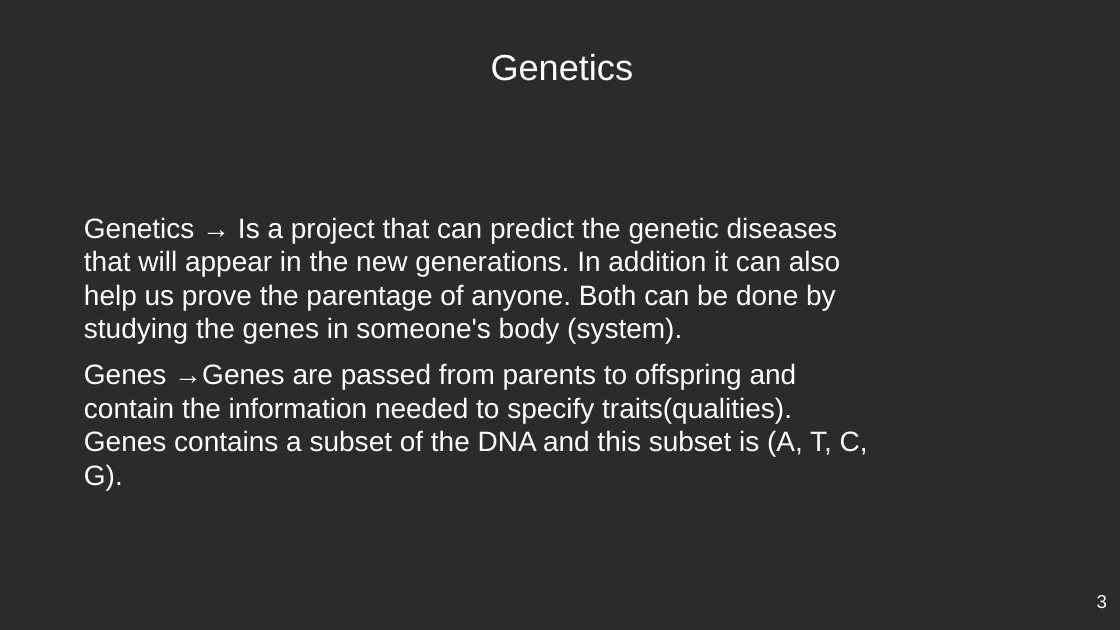
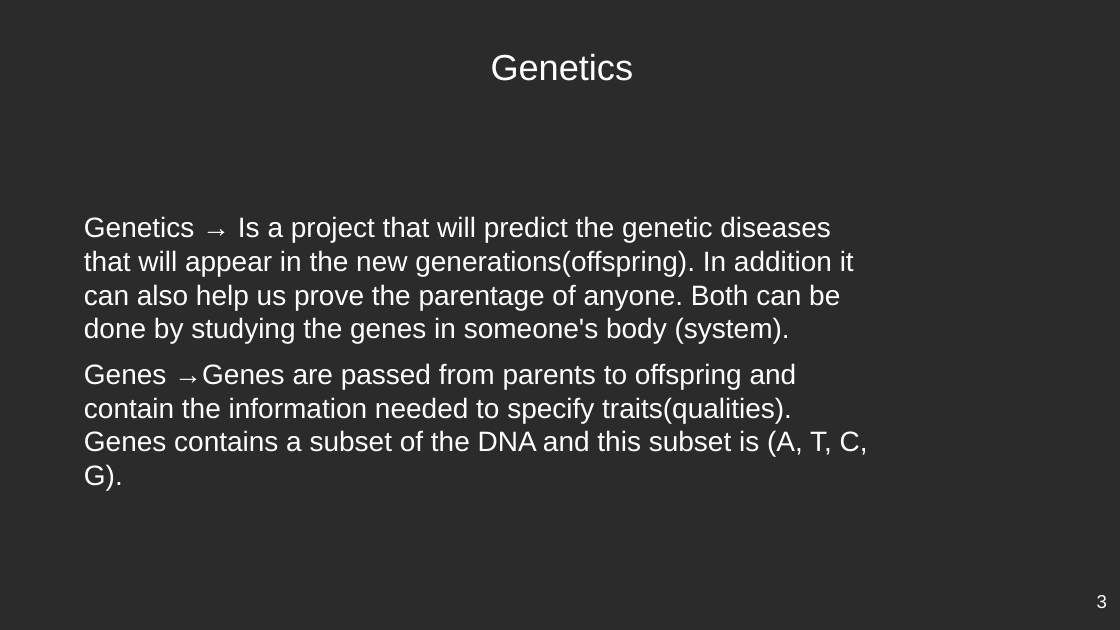
Before and after one commit to YoussifAssem/Genatac, a slide deck: slide 3 of E-Genetics/Proposal/genetics(2).pptx. Drawn at 1120x630 pixels with LibreOffice and Linux fonts; fonts in the diff are those of the drawing; background and template pictures are left out; a plain dark background stands for a picture behind light text. Boxes give left, top, right and bottom in pixels: in the first picture for what was removed or moved away, otherwise in the second. Text is boxed around its words. In the diff, an @@ line names an element or a change of style, - is before the commit and + after.

```diff
--- a/E-Genetics/Proposal/genetics(2).pptx
+++ b/E-Genetics/Proposal/genetics(2).pptx
@@ text at box(84, 216, 854, 343): text changed @@
-Genetics → Is a project that can predict the genetic diseases that will appear in the new generations. In addition it can also help us prove the parentage of anyone. Both can be done by studying the genes in someone's body (system).
+Genetics → Is a project that will predict the genetic diseases that will appear in the new generations(offspring). In addition it can also help us prove the parentage of anyone. Both can be done by studying the genes in someone's body (system).
```
Also in this commit, not shown: 6 other slides changed.
